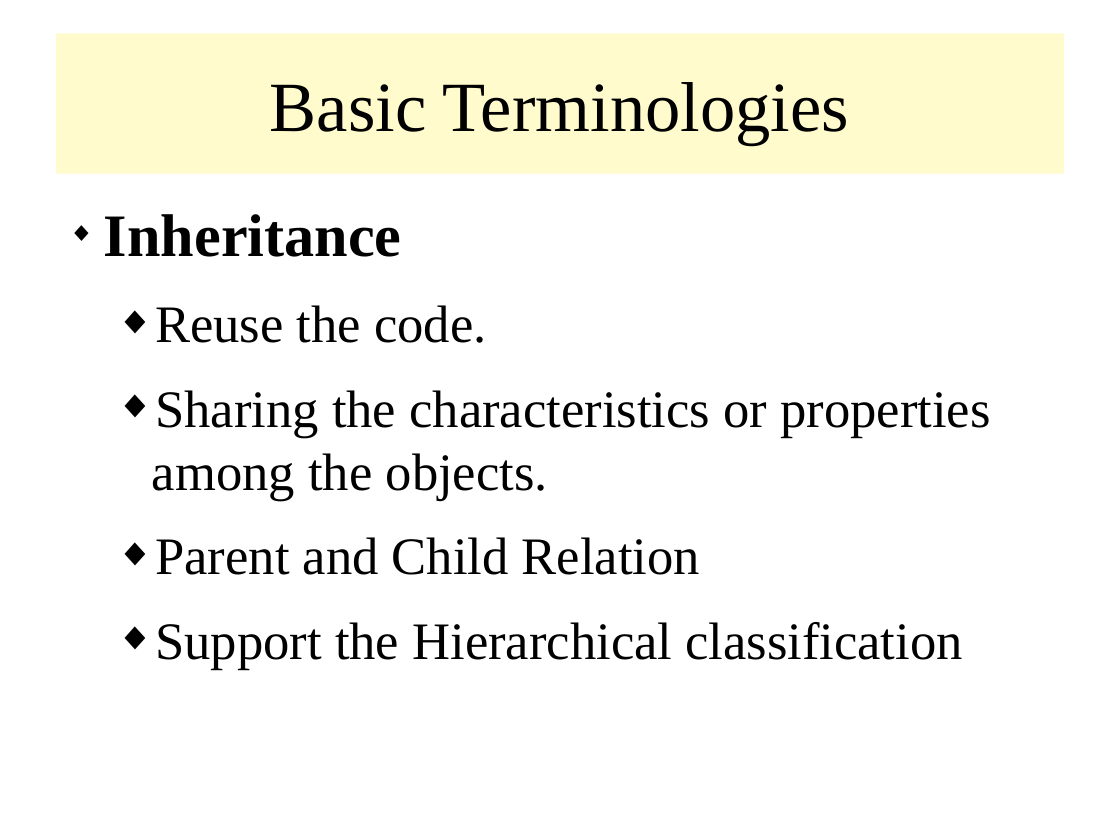
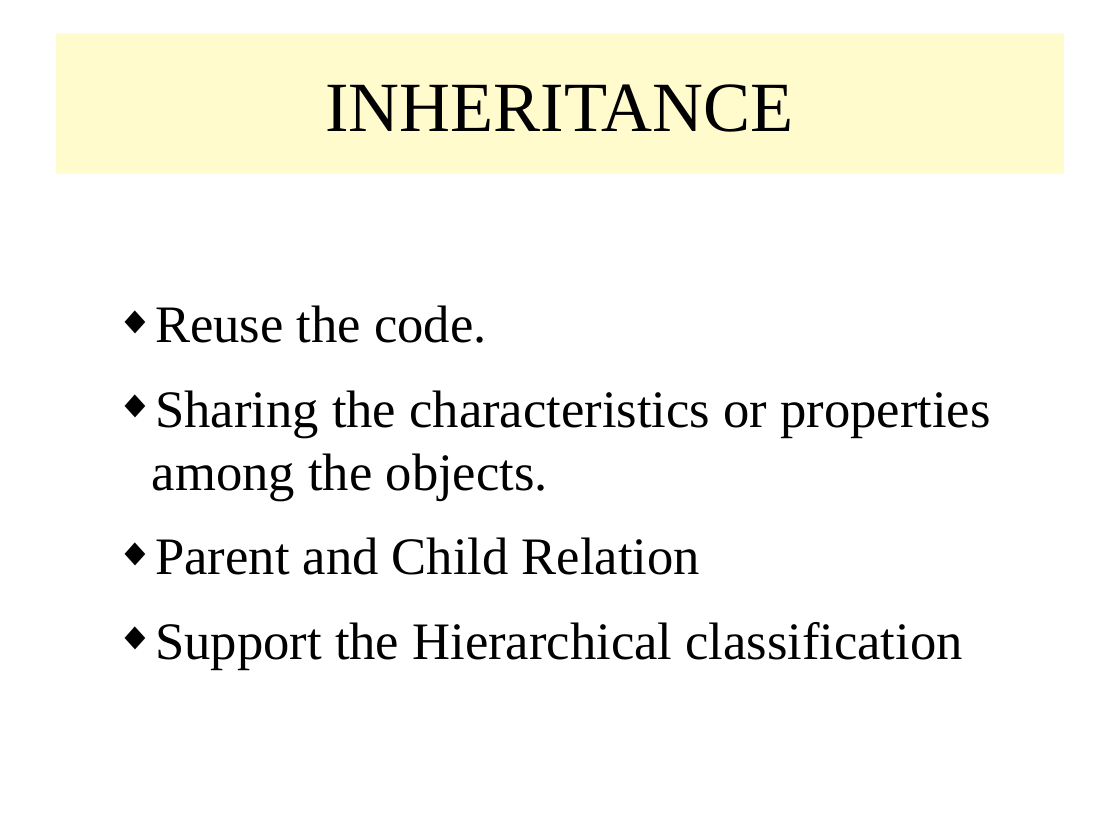
Before and after one commit to rajasekaran36/CS8392-OOPS, a slide deck: slide 15 of Slides/Unit 1/CS8392_U1_1_OOP_Intro.odp (slide 14 before the commit). Drawn at 1120x840 pixels with LibreOffice and Linux fonts; fonts in the diff are those of the drawing. Boxes give left, top, right and bottom in pixels: in the first picture for what was removed or moved away, otherwise in the second. Text is boxed around its words. In the diff, an @@ line names an element or a change of style, - is before the commit and + after.

```diff
--- a/Slides/Unit 1/CS8392_U1_1_OOP_Intro.odp
+++ b/Slides/Unit 1/CS8392_U1_1_OOP_Intro.odp
@@ title at (325, 84, 793, 132): text changed @@
-Basic Terminologies
+INHERITANCE
@@ text at (104, 214, 402, 257): paragraph removed @@
-◆ Inheritance
```
Also in this commit, not shown: 9 other slides changed, 2 slides added, 1 slide removed, 3 other files.
